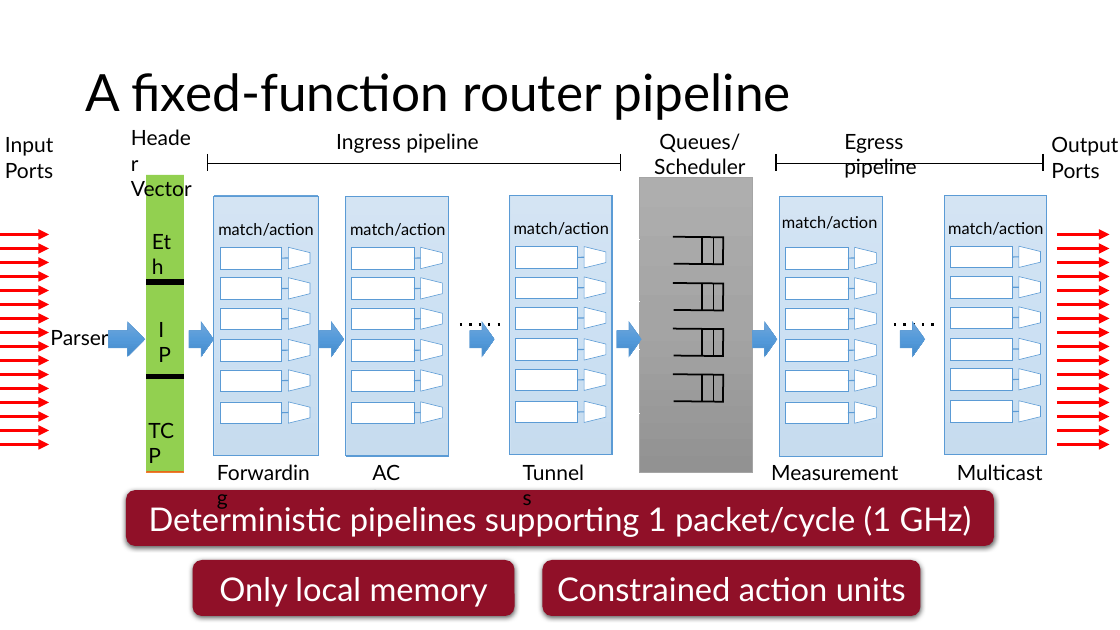
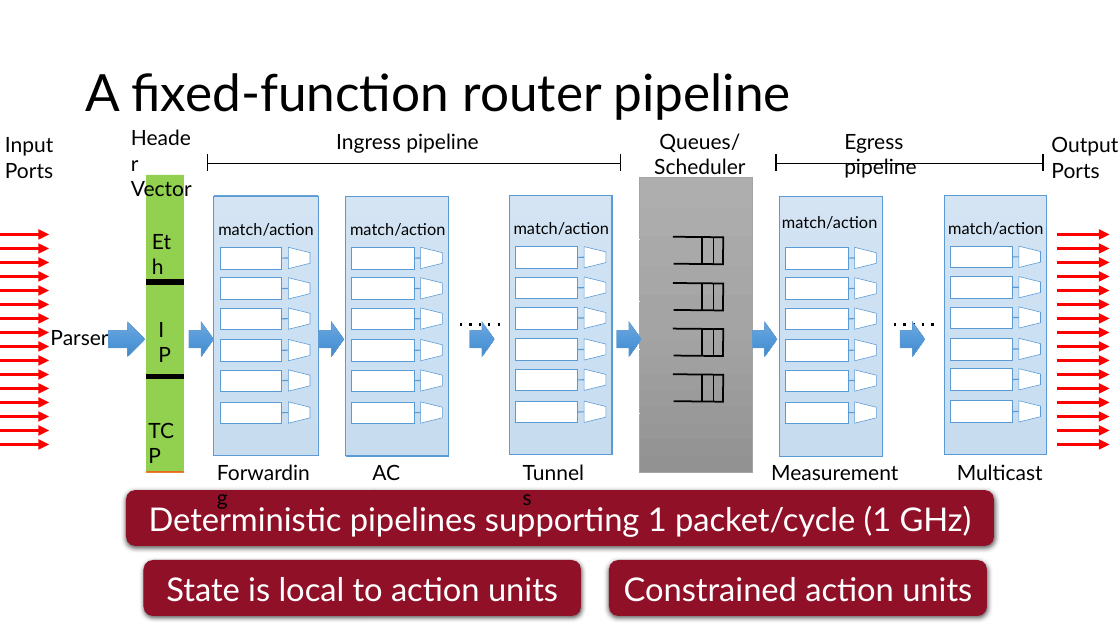
Before and after one commit to anirudhSK/pifo-domino-marple-ppts, a slide deck: slide 8 of combined_domino_pifo.pptx. Drawn at 1120x630 pixels with LibreOffice and Linux fonts; fonts in the diff are those of the drawing. Boxes give left, top, right and bottom in pixels: in the first picture for what was removed or moved away, otherwise in the second. Text is boxed around its words. In the diff, an @@ line names an element or a change of style, - is before the commit and + after.

Commit message:
Rename memory to state

```diff
--- a/combined_domino_pifo.pptx
+++ b/combined_domino_pifo.pptx
@@ rounded rectangle "State is local to action ...": place and size @@
-rounded rectangle "State is local to action ..." at (192,560,514,617)
+rounded rectangle "State is local to action ..." at (144,560,581,617)
@@ rounded rectangle "Constrained action units": place and size @@
-rounded rectangle "Constrained action units" at (543,560,921,617)
+rounded rectangle "Constrained action units" at (609,560,987,617)
@@ text in rounded rectangle at (166,577,558,602): text changed @@
-Only local memory
+State is local to action units
```
Also in this commit, not shown: 2 other slides changed.
